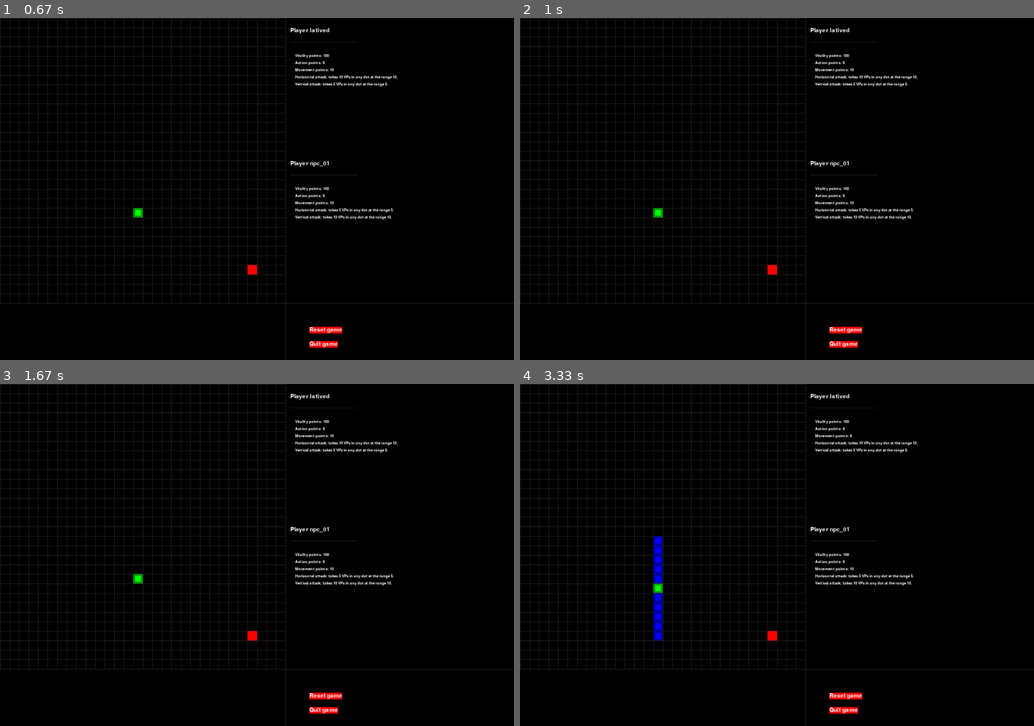
Above: before the commit, frames 1-4 (two rows, left to right).
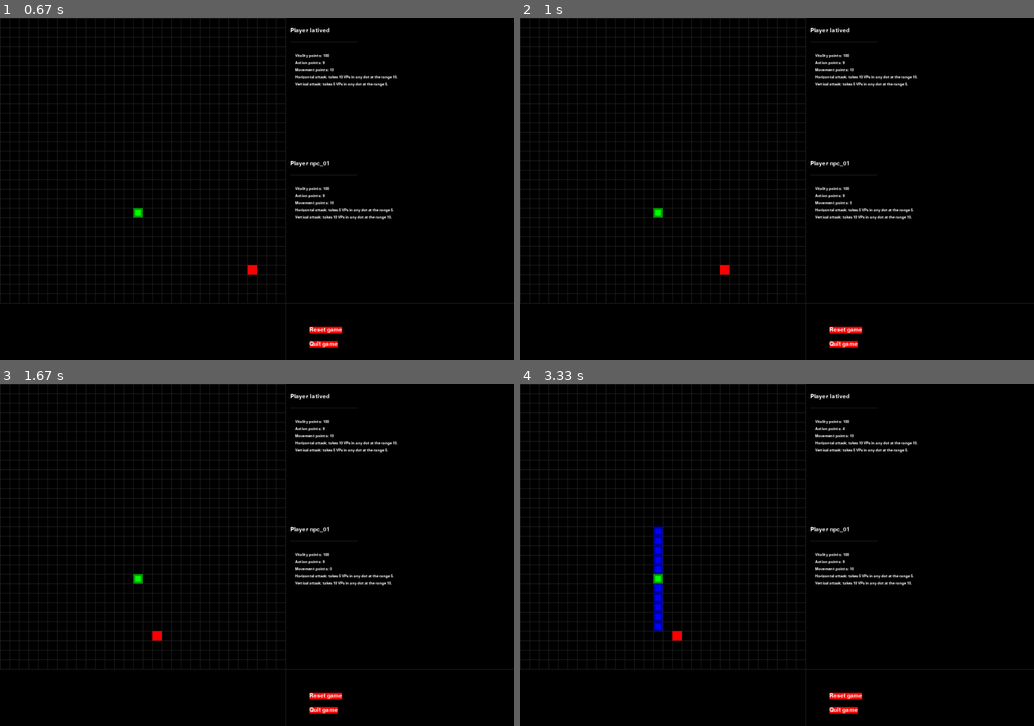
Above: after the commit, the same moments.

Repository: latived/ia2-p1
Game: pygame game, started from game.py
Two runs of this game, one before a commit and one after it. Both use one fixed random seed, a clock stepped at 60 frames per second and the inputs below.
Inputs:
- Up to frame 1 (0.67 s): tap Enter at 0.33 s
- Up to frame 2 (1 s): tap P at 0.67 s
- Up to frame 3 (1.67 s): no input
- Up to frame 4 (3.33 s): hold Down from 3.07 s (still down); tap V at 3.22 s

Frame 1 is identical in both runs. In frame 2, 0.1% of the frame differs, in the area x 38-65%, y 53-75%; in frame 3, 0.1%; in frame 4, 0.3%, in the area x 25-65%, y 14-75%.

Commit message:
A lot of code. All of this to draw directions and/or attack from NPC's new coords.

Diff:
--- a/ga.py
+++ b/ga.py
@@ -3,6 +3,8 @@
 """
 Created by lativ on 21/08/18 at 09:04
 """
+import random
+import config
 
 def npcGaActions(dotPlayer, dotNpc):
     """
@@ -77,12 +79,52 @@
     dotAtkType = None    # vertical or horizontal
     dotTurnOver = False  # simple flag indiciate if npc will pass turn
 
-    resultAtkLook, dotAtkType = isAttackPossible(dotPlayer, dotNpc)
+    # npcNewCoords is dict like Player position attribute
+    npcNewCoords = findNewCoords(dotPlayer.position, dotNpc.position, dotNpc.movementPoints)
+    # Here we need to transform npcNewCoords to a list of actions (moves, attack and/or turn over)
+    # I think we will need to use python generator
+    # But for now we don't. Just return a list with directions. A list as stack, remember. First moves at the top.
 
-    if resultAtkLook:
-        return dotDirection, dotAtkType, dotTurnOver
+    dotDirectionList = transformCoordsToMoveDirections(dotNpc.position, npcNewCoords)
+
+    return dotDirectionList
+
+
+def transformCoordsToMoveDirections(dotNpcCoords, dotNpcCoordsNew):
+
+    fromPosx = dotNpcCoords['x']
+    fromPosy = dotNpcCoords['y']
+    toPosx = dotNpcCoordsNew['x']
+    toPosy = dotNpcCoordsNew['y']
+
+    horizontalMoves = toPosx - fromPosx
+    verticalMoves = toPosy - fromPosy
+    actualMoves = []
+
+
+    if horizontalMoves > 0:
+        actualMoves += [config.RIGHT] * abs(horizontalMoves)
     else:
-        return None, None, True  # Just to test: if cannot atk, pass turn
+        actualMoves += [config.LEFT] * abs(horizontalMoves)
+
+    if verticalMoves > 0:
+        actualMoves += [config.DOWN] * abs(verticalMoves)
+    else:
+        actualMoves += [config.UP] * abs(verticalMoves)
+
+    # as stack
+    actualMoves.reverse()
+
+    return actualMoves
+
+
+def findNewCoords(dotPlayerCoords, dotNpcCoords, dotNpcMP):
+
+    # Testing...
+    x = random.randint(0, config.CELL_WIDTH - 1)
+    y = random.randint(0, config.CELL_HEIGHT - 1)
+
+    return {'x' : x, 'y': y}
 
 
 def isAttackPossible(dotPlayer, dotNpc):
@@ -91,27 +133,33 @@
     px = dotPlayer.position['x']
     py = dotPlayer.position['y']
 
+    canAtk = False
     atkType = None
     atkRangeHor = dotNpc.atkTypes['horizontal'][0]
     atkRangeVer = dotNpc.atkTypes['vertical'][0]
+
+
+    if (nx - atkRangeHor <= px <= nx) and (ny == py):
+        atkType = 'horizontal'
+        canAtk = True
+    elif (nx <= px <= nx + atkRangeHor) and (ny == py):
+        atkType = 'horizontal'
+        canAtk = True
+    elif (ny <= py <= ny + atkRangeVer) and (nx == px):
+        atkType = 'vertical'
+        canAtk = True
+    elif (ny - atkRangeVer <= py <= ny) and (nx == px):
+        atkType = 'vertical'
+        canAtk = True
+    else:
+        canAtk = False
 
     # len(enoughAP) = 0 indicates that actionPoints is low
     enoughAP = [ranges[2] for ranges in dotNpc.atkTypes.values() if dotNpc.actionPoints >= ranges[2]]
 
     if not len(enoughAP):
-        return False, atkType
+        canAtk = False
 
-    if (nx - atkRangeHor <= px <= nx) and (ny == py):
-        atkType = 'horizontal'
-        return True, atkType
-    elif (nx <= px <= nx + atkRangeHor) and (ny == py):
-        atkType = 'horizontal'
-        return True, atkType
-    elif (ny <= py <= ny + atkRangeVer) and (nx == px):
-        atkType = 'vertical'
-        return True, atkType
-    elif (ny - atkRangeVer <= py <= ny) and (nx == px):
-        atkType = 'vertical'
-        return True, atkType
-    else:
-        return False, atkType
+    # npc can atk but have low action points if atkType != None
+
+    return canAtk, atkType
--- a/game.py
+++ b/game.py
@@ -51,6 +51,7 @@
     showedTurnCounter = False
 
     npcGaControlled = True  # tell if we have random actions or ga controlled actions
+    npcMoveDirectionsFound = False
 
     while True: # main game loop
         # direction = getRandomDirection()
@@ -105,13 +106,28 @@
 
             if not dotTurn:
                 if npcGaControlled:
-                    dotDirection, dotAtkType, dotTurnOver = ga.npcGaActions(dotPlayer, dotNpc)
+
+                    # set next direction move
+                    if len(dotNpc.futureMoves) == 0 and dotCanMove:
+                        dotNpc.futureMoves = ga.npcGaActions(dotPlayer, dotNpc)
+                        dotDirection = dotNpc.futureMoves.pop()
+                        dotCanAtk = False
+                    else:
+                        # dotCantAtk is True always, here.
+                        if len(dotNpc.futureMoves) == 0:
+                            dotCanAtk, dotAtkType = ga.isAttackPossible(dotPlayer, dotNpc)
+                            dotCanMove = False  # we assume we are in attack position here
+                            # if dotCanAtk is false, it means that npc is with low action points
+                            # if dotAtkType is None, it means that npc is not in line with player
+                            if dotCanAtk == False and dotAtkType == None:
+                                dotTurnOver = True
+                            elif dotCanAtk and dotAtkType != None:
+                                dotTurnOver = True
+                        else:
+                            dotDirection = dotNpc.futureMoves.pop()
                 else:
                     dotDirection, dotAtkType, dotTurnOver = npcRandomActions(dotNpc.atkTypes)
 
-                # swap turn, reset variable
-                dotCanAtk = True
-                dotCanMove = True
 
             if not dotCanMove:
                 dotDirection = None
@@ -146,6 +162,10 @@
                 turnCounter += 1
                 showedTurnCounter = False
                 dotTurn = not dotTurn
+
+                # Right place to these
+                dotCanMove = True
+                dotCanAtk = True
 
                 dotPlayer.regenerateMP()
                 dotPlayer.regenerateAP()
--- a/player.py
+++ b/player.py
@@ -17,6 +17,7 @@
         self.vitalityPoints = vitalityPoints
         self.actionPoints = self.getMaximumAP()
         self.movementPoints = movPoints
+        self.futureMoves = []
 
 
     def regenerateMP(self):
